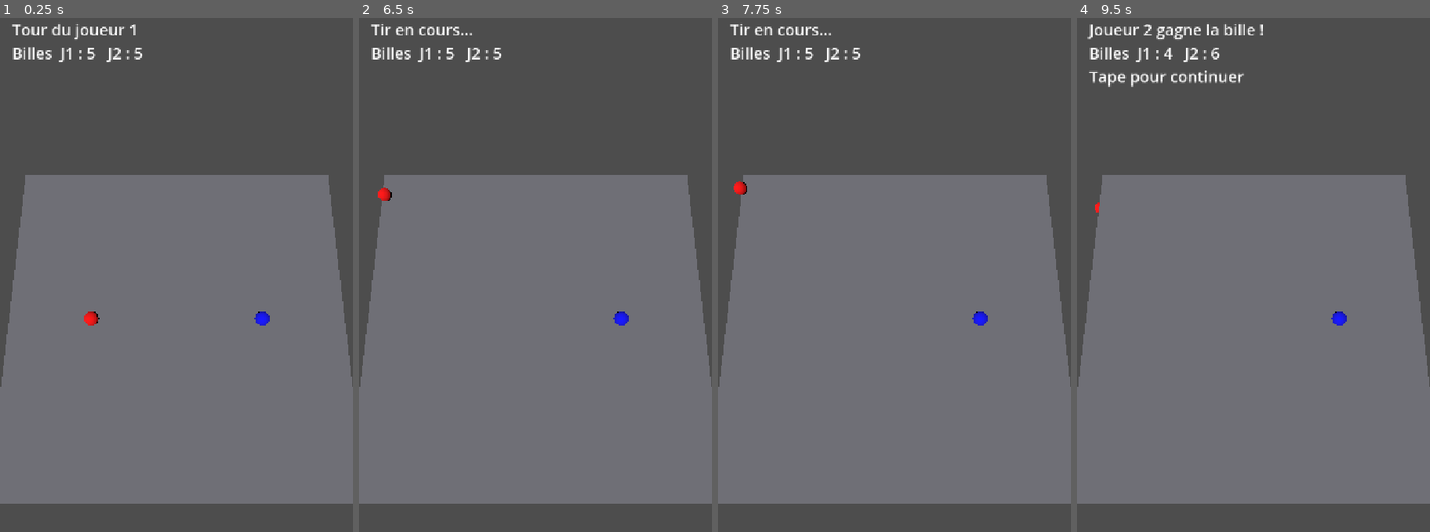
Above: before the commit, frames 1-4 (left to right).
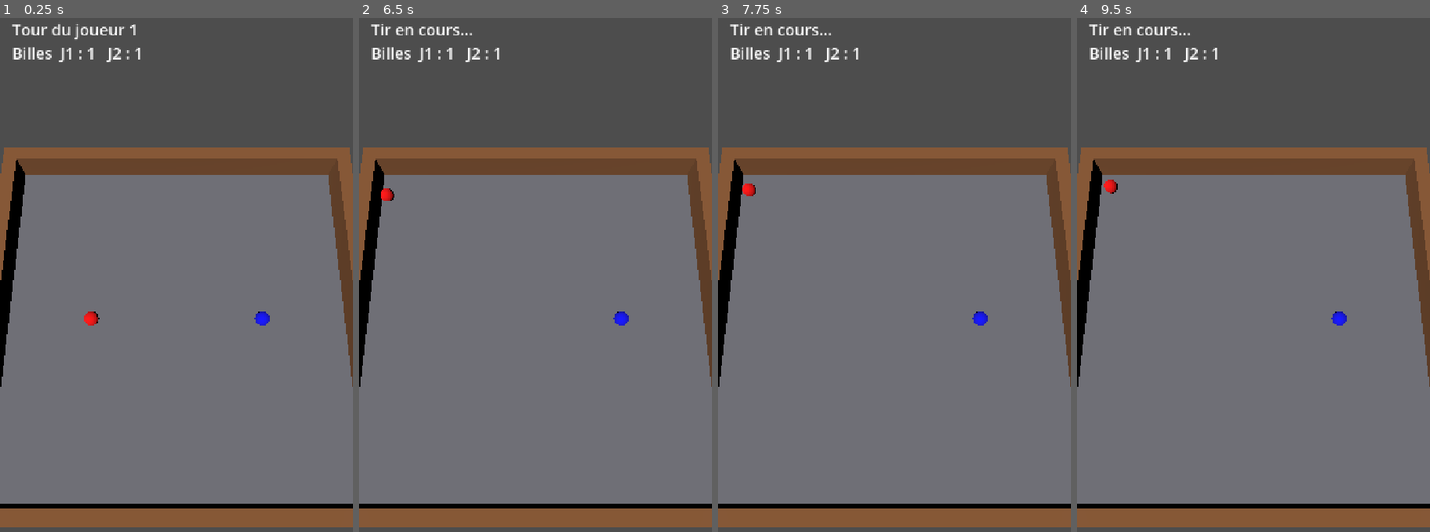
Above: after the commit, the same moments.

Repository: layake/-qrble
Game: Godot game, scene res://scenes/duel.tscn
Same seed, same stepped clock (60 frames per second), same inputs: the game is played once before the commit and once after it.
Inputs (mouse positions are in pixels of both pictures, inside the frame that each line leads up to):
- Up to frame 1 (0.25 s): no input
- Up to frame 2 (6.5 s): tap Enter at 0.5, 5.75 s; move the mouse to (613, 290) at 0.52 s; click (613, 290) at 0.67 s; tap Space at 1.25 s; drag from (464, 352) to (517, 444) at 1.27 s; move the mouse to (570, 182) at 2.02 s; click (570, 182) at 2.17 s; drag from (517, 444) to (429, 223) at 2.77 s; move the mouse to (641, 413) at 3.52 s; click (641, 413) at 3.67 s; drag from (429, 223) to (482, 161) at 4.27 s; move the mouse to (553, 321) at 5.02 s; click (553, 321) at 5.17 s; drag from (482, 161) to (464, 352) at 5.77 s
- Up to frame 3 (7.75 s): tap Space at 6.5 s; move the mouse to (972, 290) at 6.52 s; click (972, 290) at 6.67 s; tap Enter at 7.25 s; drag from (823, 352) to (876, 444) at 7.27 s
- Up to frame 4 (9.5 s): tap Space at 8 s; move the mouse to (1288, 182) at 8.02 s; click (1288, 182) at 8.17 s; drag from (1235, 444) to (1147, 223) at 8.77 s

The runs differ from the first frame. In frame 1, 13% of the frame differs, in the area x 0-100%, y 5-100%; in frame 2, 13%; in frame 3, 13%; in frame 4, 14%, in the area x 0-100%, y 1-100%.

Commit message:
Add bouncing walls and single-marble stake to duel prototype
Field edges are now rebounding walls, so marbles can no longer leave
the field. Each duel stakes one marble per player, and the fall-off
rule is removed since walls make it unreachable.

Claude-Session: https://claude.ai/code/session_016MR5GjNja24UDu8o7L3pcP

Diff:
--- a/scripts/duel.gd
+++ b/scripts/duel.gd
@@ -7,8 +7,9 @@
 const MAX_DRAG_PIXELS := 200.0
 const FORCE_PER_PIXEL := 0.001
 const SETTLE_DELAY := 0.3
-const FALL_LIMIT := -1.0
-const START_STOCK := 5
+const WALL_THICKNESS := 0.5
+const WALL_HEIGHT := 1.0
+const START_STOCK := 1
 
 var marbles: Array[Marble] = []
 var stock: Array[int] = [START_STOCK, START_STOCK]
@@ -49,10 +50,6 @@
 func _physics_process(delta: float) -> void:
 	if not shooting:
 		return
-	for index in marbles.size():
-		if marbles[index].position.y < FALL_LIMIT:
-			_end_round(1 - index)
-			return
 	settle_time -= delta
 	if settle_time > 0.0 or not _all_still():
 		return
@@ -145,29 +142,44 @@
 	sun.rotation_degrees = Vector3(-60.0, -30.0, 0.0)
 	add_child(sun)
 
-	var box_size := Vector3(FIELD_SIZE, 0.2, FIELD_SIZE)
+	var ground_physics := PhysicsMaterial.new()
+	ground_physics.friction = 0.6
+	_add_box(Vector3(0.0, -0.1, 0.0), Vector3(FIELD_SIZE, 0.2, FIELD_SIZE), ground_physics, Color(0.45, 0.45, 0.48))
+
+	var wall_physics := PhysicsMaterial.new()
+	wall_physics.bounce = 0.8
+	wall_physics.friction = 0.2
+	var wall_color := Color(0.55, 0.35, 0.2)
+	var edge := FIELD_SIZE / 2.0 + WALL_THICKNESS / 2.0
+	var long_side := Vector3(FIELD_SIZE + WALL_THICKNESS * 2.0, WALL_HEIGHT, WALL_THICKNESS)
+	var short_side := Vector3(WALL_THICKNESS, WALL_HEIGHT, FIELD_SIZE)
+	_add_box(Vector3(0.0, WALL_HEIGHT / 2.0, -edge), long_side, wall_physics, wall_color)
+	_add_box(Vector3(0.0, WALL_HEIGHT / 2.0, edge), long_side, wall_physics, wall_color)
+	_add_box(Vector3(-edge, WALL_HEIGHT / 2.0, 0.0), short_side, wall_physics, wall_color)
+	_add_box(Vector3(edge, WALL_HEIGHT / 2.0, 0.0), short_side, wall_physics, wall_color)
+
+
+func _add_box(box_position: Vector3, box_size: Vector3, physics: PhysicsMaterial, color: Color) -> void:
+	var body := StaticBody3D.new()
+	body.position = box_position
+	body.physics_material_override = physics
 
 	var collision := CollisionShape3D.new()
 	var box_shape := BoxShape3D.new()
 	box_shape.size = box_size
 	collision.shape = box_shape
-	collision.position.y = -0.1
 
 	var mesh_instance := MeshInstance3D.new()
 	var box_mesh := BoxMesh.new()
 	box_mesh.size = box_size
 	var material := StandardMaterial3D.new()
-	material.albedo_color = Color(0.45, 0.45, 0.48)
+	material.albedo_color = color
 	box_mesh.material = material
 	mesh_instance.mesh = box_mesh
-	mesh_instance.position.y = -0.1
 
-	var ground := StaticBody3D.new()
-	ground.physics_material_override = PhysicsMaterial.new()
-	ground.physics_material_override.friction = 0.6
-	ground.add_child(collision)
-	ground.add_child(mesh_instance)
-	add_child(ground)
+	body.add_child(collision)
+	body.add_child(mesh_instance)
+	add_child(body)
 
 
 func _build_hud() -> void:
